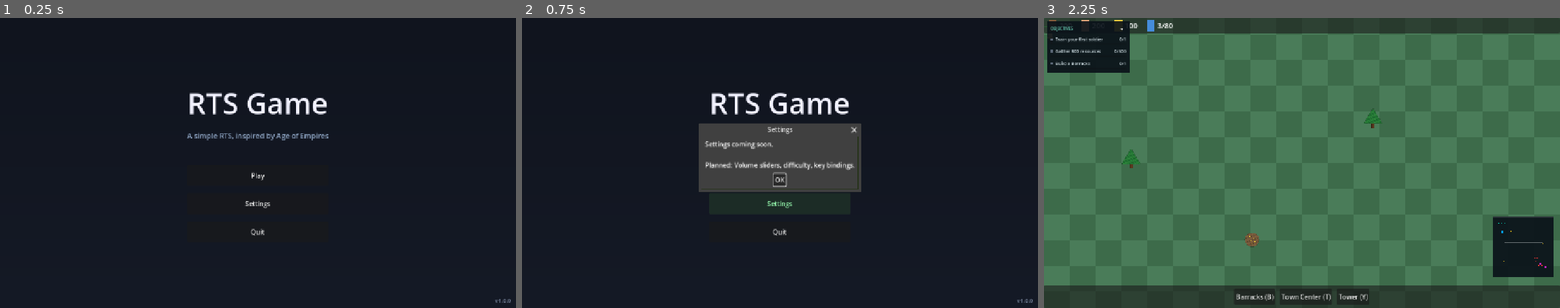
Above: before the commit, frames 1-3 (left to right).
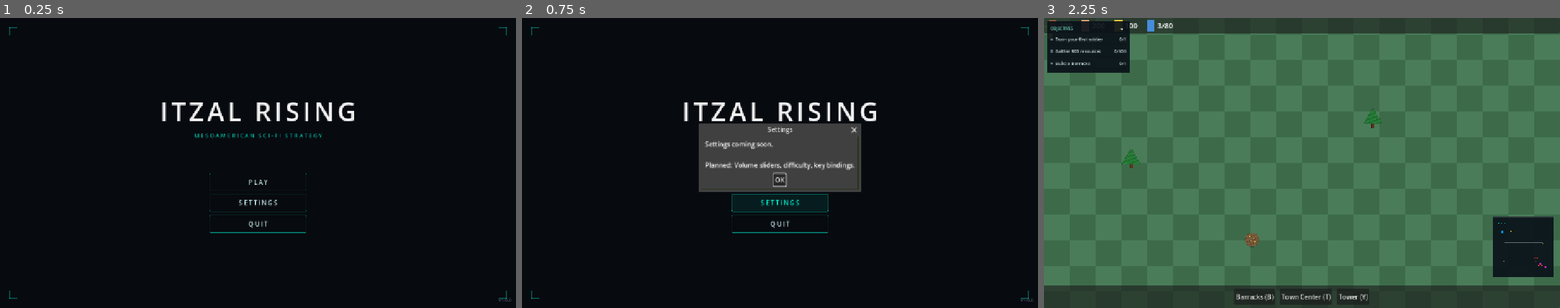
Above: after the commit, the same moments.

Repository: chriseg0996-star/Itzal-Rising
Game: Godot game, scene res://scenes/ui/MainMenu.tscn
Same seed, same stepped clock (60 frames per second), same inputs: the game is played once before the commit and once after it.
Inputs:
- Up to frame 1 (0.25 s): no input
- Up to frame 2 (0.75 s): click "Settings" (after the commit: "SETTINGS") at 0.5 s
- Up to frame 3 (2.25 s): click "Play" (after the commit: "PLAY") at 1.25 s; click "Play" (after the commit: "PLAY") at 2 s

The runs differ from the first frame. In frame 1, 2.3% of the frame differs, in the area x 1-99%, y 3-99%; in frame 2, 2.8%; in frame 3, nothing differs.

Commit message:
feat(ui): redesign MainMenu with Basalt & Neon aesthetic
- Dark near-black background replacing default grey
- Title ITZAL RISING with large white text + letter spacing
- Teal neon subtitle MESOAMERICAN SCI-FI STRATEGY
- Teal HSeparator between title and buttons
- Buttons: transparent bg, teal border, hover glow via StyleBoxFlat
- Corner accent marks (decorative ColorRects)
- Version label preserved bottom-right

Diff:
--- a/scenes/ui/MainMenu.tscn
+++ b/scenes/ui/MainMenu.tscn
@@ -1,53 +1,241 @@
-[gd_scene load_steps=2 format=3 uid="uid://1w5hic7i4gby"]
+[gd_scene load_steps=8 format=3 uid="uid://1w5hic7i4gby"]
 
 [ext_resource type="Script" path="res://scripts/ui/main_menu.gd" id="1_mm_script"]
 
+[sub_resource type="FontVariation" id="TitleFont"]
+spacing_glyph = 8
+
+[sub_resource type="FontVariation" id="SubFont"]
+spacing_glyph = 4
+
+[sub_resource type="FontVariation" id="BtnFont"]
+spacing_glyph = 3
+
+[sub_resource type="StyleBoxLine" id="SepLine"]
+color = Color(0, 0.9, 0.78, 0.3)
+thickness = 1
+
+[sub_resource type="StyleBoxFlat" id="BtnNormal"]
+content_margin_left = 24.0
+content_margin_top = 0.0
+content_margin_right = 24.0
+content_margin_bottom = 0.0
+bg_color = Color(0.08, 0.12, 0.17, 0)
+border_width_left = 1
+border_width_top = 1
+border_width_right = 1
+border_width_bottom = 1
+border_color = Color(0, 0.9, 0.78, 0.25)
+corner_radius_top_left = 2
+corner_radius_top_right = 2
+corner_radius_bottom_right = 2
+corner_radius_bottom_left = 2
+
+[sub_resource type="StyleBoxFlat" id="BtnHover"]
+content_margin_left = 24.0
+content_margin_top = 0.0
+content_margin_right = 24.0
+content_margin_bottom = 0.0
+bg_color = Color(0, 0.9, 0.78, 0.08)
+border_width_left = 1
+border_width_top = 1
+border_width_right = 1
+border_width_bottom = 1
+border_color = Color(0, 0.9, 0.78, 0.7)
+corner_radius_top_left = 2
+corner_radius_top_right = 2
+corner_radius_bottom_right = 2
+corner_radius_bottom_left = 2
+
 [node name="MainMenu" type="Control"]
 anchor_right = 1.0
 anchor_bottom = 1.0
 script = ExtResource("1_mm_script")
 
-[node name="BG" type="TextureRect" parent="."]
-anchor_right = 1.0
-anchor_bottom = 1.0
-mouse_filter = 2
-expand_mode = 1
-stretch_mode = 6
+[node name="BG" type="ColorRect" parent="."]
+anchor_right = 1.0
+anchor_bottom = 1.0
+mouse_filter = 2
+color = Color(0.05, 0.07, 0.1, 1)
+
+[node name="Vignette" type="ColorRect" parent="."]
+anchor_right = 1.0
+anchor_bottom = 1.0
+mouse_filter = 2
+color = Color(0, 0, 0, 0.4)
+
+[node name="Decor" type="Control" parent="."]
+anchor_right = 1.0
+anchor_bottom = 1.0
+mouse_filter = 2
+
+[node name="TL_H" type="ColorRect" parent="Decor"]
+offset_left = 24.0
+offset_top = 24.0
+offset_right = 44.0
+offset_bottom = 25.0
+mouse_filter = 2
+color = Color(0, 0.9, 0.78, 0.3)
+
+[node name="TL_V" type="ColorRect" parent="Decor"]
+offset_left = 24.0
+offset_top = 24.0
+offset_right = 25.0
+offset_bottom = 44.0
+mouse_filter = 2
+color = Color(0, 0.9, 0.78, 0.3)
+
+[node name="TR_H" type="ColorRect" parent="Decor"]
+anchor_left = 1.0
+anchor_right = 1.0
+offset_left = -44.0
+offset_top = 24.0
+offset_right = -24.0
+offset_bottom = 25.0
+grow_horizontal = 0
+mouse_filter = 2
+color = Color(0, 0.9, 0.78, 0.3)
+
+[node name="TR_V" type="ColorRect" parent="Decor"]
+anchor_left = 1.0
+anchor_right = 1.0
+offset_left = -25.0
+offset_top = 24.0
+offset_right = -24.0
+offset_bottom = 44.0
+grow_horizontal = 0
+mouse_filter = 2
+color = Color(0, 0.9, 0.78, 0.3)
+
+[node name="BL_H" type="ColorRect" parent="Decor"]
+anchor_top = 1.0
+anchor_bottom = 1.0
+offset_left = 24.0
+offset_top = -25.0
+offset_right = 44.0
+offset_bottom = -24.0
+grow_vertical = 0
+mouse_filter = 2
+color = Color(0, 0.9, 0.78, 0.3)
+
+[node name="BL_V" type="ColorRect" parent="Decor"]
+anchor_top = 1.0
+anchor_bottom = 1.0
+offset_left = 24.0
+offset_top = -44.0
+offset_right = 25.0
+offset_bottom = -24.0
+grow_vertical = 0
+mouse_filter = 2
+color = Color(0, 0.9, 0.78, 0.3)
+
+[node name="BR_H" type="ColorRect" parent="Decor"]
+anchor_left = 1.0
+anchor_top = 1.0
+anchor_right = 1.0
+anchor_bottom = 1.0
+offset_left = -44.0
+offset_top = -25.0
+offset_right = -24.0
+offset_bottom = -24.0
+grow_horizontal = 0
+grow_vertical = 0
+mouse_filter = 2
+color = Color(0, 0.9, 0.78, 0.3)
+
+[node name="BR_V" type="ColorRect" parent="Decor"]
+anchor_left = 1.0
+anchor_top = 1.0
+anchor_right = 1.0
+anchor_bottom = 1.0
+offset_left = -25.0
+offset_top = -44.0
+offset_right = -24.0
+offset_bottom = -24.0
+grow_horizontal = 0
+grow_vertical = 0
+mouse_filter = 2
+color = Color(0, 0.9, 0.78, 0.3)
 
 [node name="Center" type="CenterContainer" parent="."]
 anchor_right = 1.0
 anchor_bottom = 1.0
 
 [node name="VBox" type="VBoxContainer" parent="Center"]
-theme_override_constants/separation = 18
+theme_override_constants/separation = 8
 alignment = 1
 
 [node name="Title" type="Label" parent="Center/VBox"]
-text = "RTS Game"
+text = "ITZAL RISING"
 horizontal_alignment = 1
-theme_override_colors/font_color = Color(0.95, 0.95, 1, 1)
-theme_override_font_sizes/font_size = 72
+theme_override_colors/font_color = Color(1, 1, 1, 0.95)
+theme_override_fonts/font = SubResource("TitleFont")
+theme_override_font_sizes/font_size = 64
 
 [node name="Subtitle" type="Label" parent="Center/VBox"]
-text = "A simple RTS, inspired by Age of Empires"
+text = "MESOAMERICAN SCI-FI STRATEGY"
 horizontal_alignment = 1
-theme_override_colors/font_color = Color(0.56, 0.65, 0.77, 1)
-theme_override_font_sizes/font_size = 18
-
-[node name="Spacer" type="Control" parent="Center/VBox"]
-custom_minimum_size = Vector2(0, 24)
+theme_override_colors/font_color = Color(0, 0.9, 0.78, 0.8)
+theme_override_fonts/font = SubResource("SubFont")
+theme_override_font_sizes/font_size = 13
+
+[node name="Spacer1" type="Control" parent="Center/VBox"]
+custom_minimum_size = Vector2(0, 28)
+mouse_filter = 2
+
+[node name="Separator" type="HSeparator" parent="Center/VBox"]
+custom_minimum_size = Vector2(200, 0)
+size_flags_horizontal = 4
+theme_override_styles/separator = SubResource("SepLine")
+
+[node name="Spacer2" type="Control" parent="Center/VBox"]
+custom_minimum_size = Vector2(0, 20)
+mouse_filter = 2
 
 [node name="PlayBtn" type="Button" parent="Center/VBox"]
-text = "Play"
-custom_minimum_size = Vector2(240, 52)
+custom_minimum_size = Vector2(240, 44)
+size_flags_horizontal = 4
+text = "PLAY"
+theme_override_colors/font_color = Color(0.75, 0.88, 0.9, 1)
+theme_override_colors/font_pressed_color = Color(0, 0.9, 0.78, 1)
+theme_override_colors/font_hover_color = Color(0, 0.9, 0.78, 1)
+theme_override_colors/font_focus_color = Color(0, 0.9, 0.78, 1)
+theme_override_fonts/font = SubResource("BtnFont")
+theme_override_font_sizes/font_size = 16
+theme_override_styles/normal = SubResource("BtnNormal")
+theme_override_styles/hover = SubResource("BtnHover")
+theme_override_styles/pressed = SubResource("BtnHover")
+theme_override_styles/focus = SubResource("BtnHover")
 
 [node name="SettingsBtn" type="Button" parent="Center/VBox"]
-text = "Settings"
-custom_minimum_size = Vector2(240, 52)
+custom_minimum_size = Vector2(240, 44)
+size_flags_horizontal = 4
+text = "SETTINGS"
+theme_override_colors/font_color = Color(0.75, 0.88, 0.9, 1)
+theme_override_colors/font_pressed_color = Color(0, 0.9, 0.78, 1)
+theme_override_colors/font_hover_color = Color(0, 0.9, 0.78, 1)
+theme_override_colors/font_focus_color = Color(0, 0.9, 0.78, 1)
+theme_override_fonts/font = SubResource("BtnFont")
+theme_override_font_sizes/font_size = 16
+theme_override_styles/normal = SubResource("BtnNormal")
+theme_override_styles/hover = SubResource("BtnHover")
+theme_override_styles/pressed = SubResource("BtnHover")
+theme_override_styles/focus = SubResource("BtnHover")
 
 [node name="QuitBtn" type="Button" parent="Center/VBox"]
-text = "Quit"
-custom_minimum_size = Vector2(240, 52)
+custom_minimum_size = Vector2(240, 44)
+size_flags_horizontal = 4
+text = "QUIT"
+theme_override_colors/font_color = Color(0.75, 0.88, 0.9, 1)
+theme_override_colors/font_pressed_color = Color(0, 0.9, 0.78, 1)
+theme_override_colors/font_hover_color = Color(0, 0.9, 0.78, 1)
+theme_override_colors/font_focus_color = Color(0, 0.9, 0.78, 1)
+theme_override_fonts/font = SubResource("BtnFont")
+theme_override_font_sizes/font_size = 16
+theme_override_styles/normal = SubResource("BtnNormal")
+theme_override_styles/hover = SubResource("BtnHover")
+theme_override_styles/pressed = SubResource("BtnHover")
+theme_override_styles/focus = SubResource("BtnHover")
 
 [node name="VersionLabel" type="Label" parent="."]
 anchor_left = 1.0
@@ -62,5 +250,5 @@
 grow_vertical = 0
 text = "v1.0.0"
 horizontal_alignment = 2
-theme_override_colors/font_color = Color(0.5, 0.55, 0.65, 1)
-theme_override_font_sizes/font_size = 14
+theme_override_colors/font_color = Color(0.3, 0.4, 0.45, 1)
+theme_override_font_sizes/font_size = 11
--- a/scripts/ui/main_menu.gd
+++ b/scripts/ui/main_menu.gd
@@ -1,13 +1,11 @@
 extends Control
 
-@onready var bg: TextureRect = $BG
 @onready var play_btn: Button = $Center/VBox/PlayBtn
 @onready var settings_btn: Button = $Center/VBox/SettingsBtn
 @onready var quit_btn: Button = $Center/VBox/QuitBtn
 @onready var version_label: Label = $VersionLabel
 
 func _ready() -> void:
-	bg.texture = TextureGenerator.get_texture("menu_bg")
 	play_btn.pressed.connect(_on_play)
 	settings_btn.pressed.connect(_on_settings)
 	quit_btn.pressed.connect(_on_quit)
@@ -17,7 +15,7 @@
 	version_label.text = "v" + str(ProjectSettings.get_setting("application/config/version", "1.0.0"))
 
 func _setup_hover(btn: Button) -> void:
-	btn.mouse_entered.connect(func() -> void: btn.modulate = Color(0.6, 1.0, 0.7))
+	btn.mouse_entered.connect(func() -> void: btn.modulate = Color(1, 1, 1, 1))
 	btn.mouse_exited.connect(func() -> void: btn.modulate = Color.WHITE)
 
 func _on_play() -> void:
